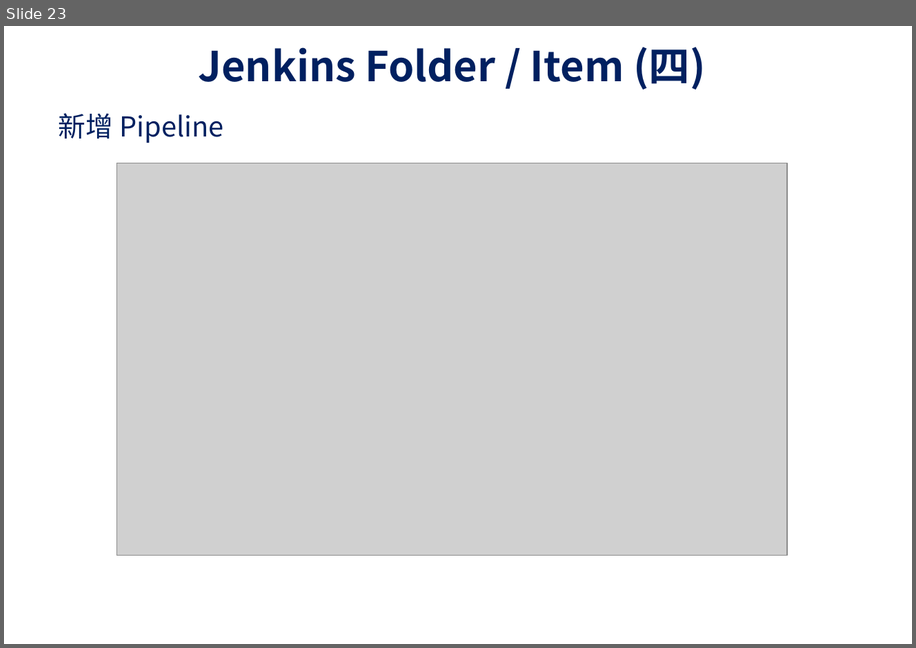
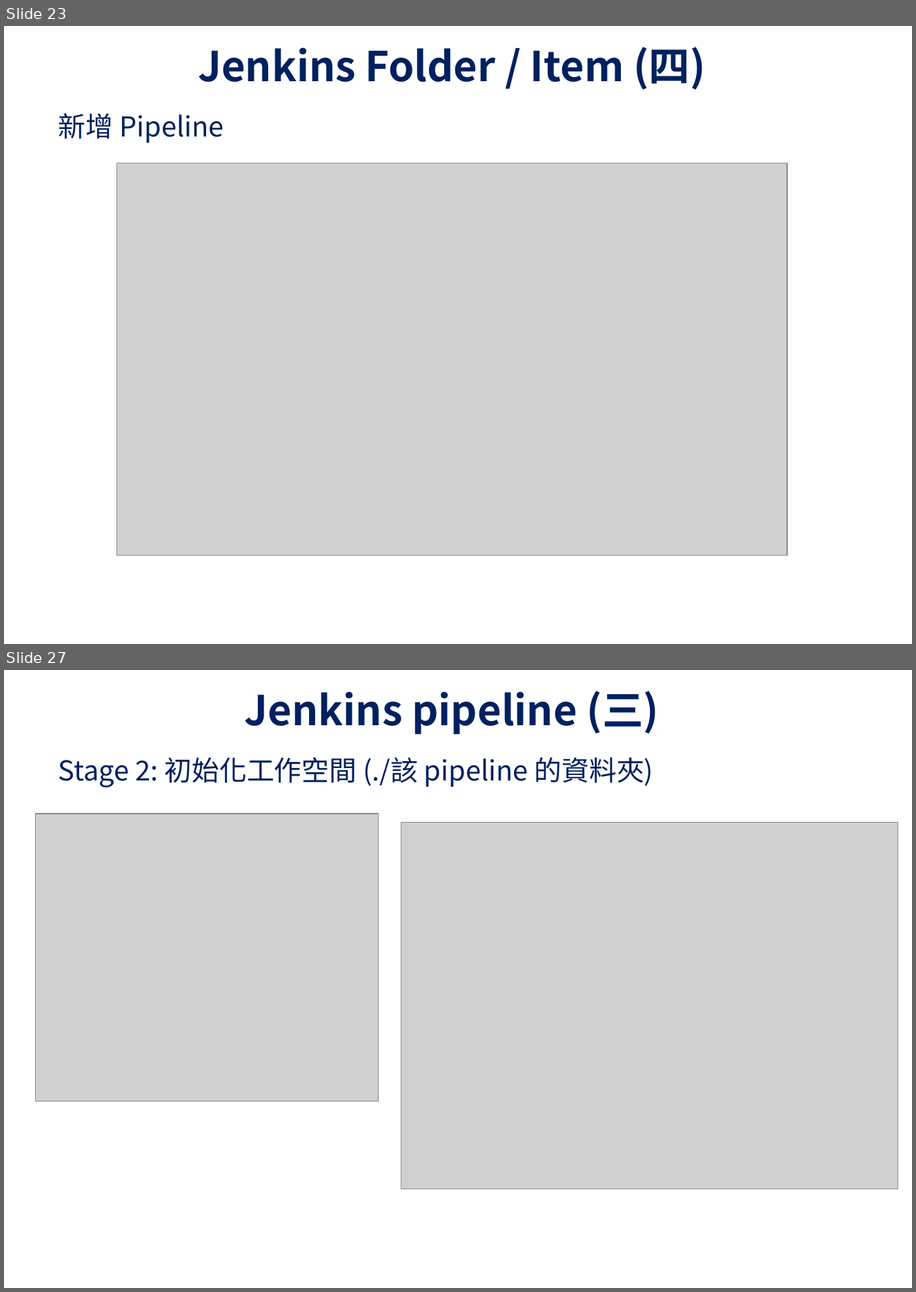
Before and after one commit to UDFWu/transfile, a slide deck: CICD Process.pptx. Shown one above the other, each under a label of ours: slide 23 before the commit, slides 23 and 27 after it; the slides between them are not shown. The pictures are 916x648 and 916x1292 pixels, drawn with LibreOffice and Linux fonts; fonts in the diff are those of the drawing; grey boxes stand for pictures; background and template pictures are left out. Boxes give left, top, right and bottom in pixels: in the first picture for what was removed or moved away, otherwise in the second. Text is boxed around its words. In the diff, an @@ line names an element or a change of style, - is before the commit and + after.

```diff
--- a/CICD Process.pptx
+++ b/CICD Process.pptx
@@ slide 27 added at box(4, 670, 912, 1288), background picture (left out) @@
@@ title added at box(245, 691, 659, 734), 36 pt, text #002060, bold @@
+Jenkins pipeline (三)
@@ text added at box(59, 757, 654, 787), 24 pt, text #002060 @@
+Stage 2: 初始化工作空間 (./該 pipeline 的資料夾)
@@ picture added at box(35, 814, 379, 1101) @@
@@ picture added at box(401, 822, 898, 1189) @@
```
Also in this commit, not shown: 7 other slides added.
